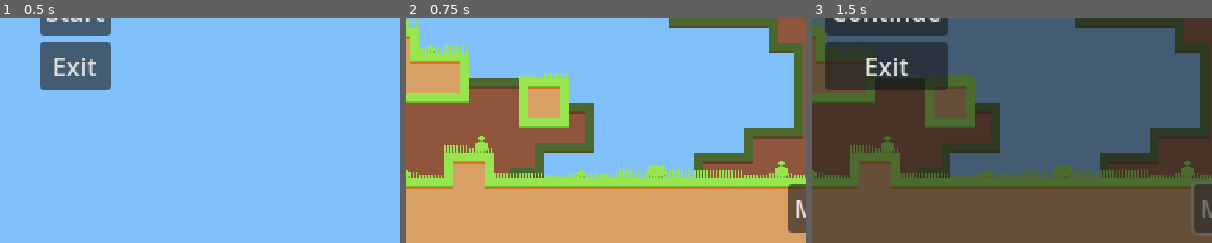
Above: before the commit, frames 1-3 (left to right).
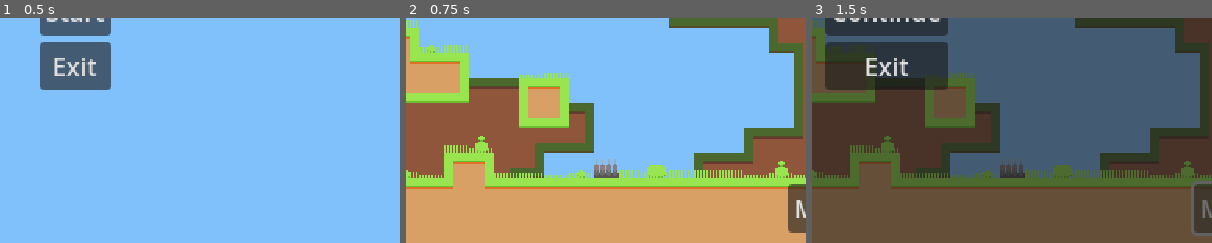
Above: after the commit, the same moments.

Repository: JohannesKoenig/fire-and-water
Game: Godot game, scene res://scenes/menu/main_menu.tscn
Same seed, same stepped clock (60 frames per second), same inputs: the game is played once before the commit and once after it.
Inputs:
- Up to frame 1 (0.5 s): no input
- Up to frame 2 (0.75 s): click "Start" at 0.5 s
- Up to frame 3 (1.5 s): click "Menu" at 1.25 s
The pictures show only the part of the screen within x 41-91%, y 50-100%; the shares and areas given below are measured in that part.

Frame 1 is identical in both runs. In frame 2, 0.3% of the frame differs, in the area x 47-54%, y 62-72%; in frame 3, 0.3%.

Commit message:
add spikes and hit/hurtboxes

Diff:
--- a/game/project.godot
+++ b/game/project.godot
@@ -60,6 +60,10 @@
 
 [layer_names]
 
+2d_physics/layer_6="enemy-hitbox"
+2d_physics/layer_7="enemy-hurtbox"
+2d_physics/layer_8="player-hitbox"
+2d_physics/layer_9="player-hurtbox"
 2d_physics/layer_10="exit"
 2d_physics/layer_11="can-exit"
 
--- a/game/scenes/player_character.tscn
+++ b/game/scenes/player_character.tscn
@@ -1,9 +1,10 @@
-[gd_scene load_steps=7 format=3 uid="uid://c2hruii1pnk2u"]
+[gd_scene load_steps=9 format=3 uid="uid://c2hruii1pnk2u"]
 
 [ext_resource type="Script" path="res://scripts/player_character.gd" id="1_b4wwt"]
 [ext_resource type="PackedScene" uid="uid://b1lm6sv4v5brl" path="res://scenes/player_visuals.tscn" id="2_6ksa6"]
 [ext_resource type="Script" path="res://scripts/Rig.gd" id="3_dkkbr"]
 [ext_resource type="Script" path="res://scripts/player_input.gd" id="4_05o6e"]
+[ext_resource type="Script" path="res://scripts/HurtBox.gd" id="5_q3v0x"]
 
 [sub_resource type="CapsuleShape2D" id="CapsuleShape2D_cqnov"]
 radius = 7.0
@@ -11,6 +12,10 @@
 
 [sub_resource type="CircleShape2D" id="CircleShape2D_q1y1r"]
 radius = 7.0
+
+[sub_resource type="CapsuleShape2D" id="CapsuleShape2D_qohb8"]
+radius = 7.0
+height = 22.0
 
 [node name="PlayerCharacter" type="CharacterBody2D"]
 script = ExtResource("1_b4wwt")
@@ -38,3 +43,15 @@
 [node name="CollisionShape2D" type="CollisionShape2D" parent="ExitSensor"]
 position = Vector2(0, -10)
 shape = SubResource("CircleShape2D_q1y1r")
+
+[node name="HurtBox" type="Area2D" parent="." node_paths=PackedStringArray("agent")]
+collision_layer = 256
+collision_mask = 32
+script = ExtResource("5_q3v0x")
+agent = NodePath("..")
+
+[node name="CollisionShape2D" type="CollisionShape2D" parent="HurtBox"]
+position = Vector2(0, -11)
+shape = SubResource("CapsuleShape2D_qohb8")
+
+[connection signal="area_entered" from="HurtBox" to="HurtBox" method="_on_area_entered"]
--- /dev/null
+++ b/game/scenes/puzzle_elements/spikes/spikes.tscn
@@ -0,0 +1,23 @@
+[gd_scene load_steps=4 format=3 uid="uid://dqjsv5xo7je51"]
+
+[ext_resource type="Script" path="res://scripts/puzzle_elements/spikes/spikes.gd" id="1_mrg3k"]
+[ext_resource type="Texture2D" uid="uid://dragsvw6vv2uc" path="res://assets/puzzle_elements/spikes/spikes.png" id="2_p77tk"]
+
+[sub_resource type="RectangleShape2D" id="RectangleShape2D_ehhcg"]
+size = Vector2(16, 12)
+
+[node name="Spikes" type="Node2D"]
+script = ExtResource("1_mrg3k")
+
+[node name="Area2D" type="Area2D" parent="."]
+position = Vector2(0, -8)
+collision_layer = 32
+collision_mask = 128
+
+[node name="CollisionShape2D" type="CollisionShape2D" parent="Area2D"]
+position = Vector2(0, 2)
+shape = SubResource("RectangleShape2D_ehhcg")
+
+[node name="Sprite2D" type="Sprite2D" parent="."]
+position = Vector2(0, -8)
+texture = ExtResource("2_p77tk")
--- a/game/scenes/terrain_demo.tscn
+++ b/game/scenes/terrain_demo.tscn
@@ -1,6 +1,7 @@
-[gd_scene load_steps=4 format=3 uid="uid://djwa6w5ny08gl"]
+[gd_scene load_steps=5 format=3 uid="uid://djwa6w5ny08gl"]
 
 [ext_resource type="Texture2D" uid="uid://bi156k0qloptu" path="res://assets/tilesets/tiles.png" id="1_ddc6t"]
+[ext_resource type="PackedScene" uid="uid://dqjsv5xo7je51" path="res://scenes/puzzle_elements/spikes/spikes.tscn" id="2_1tddb"]
 
 [sub_resource type="TileSetAtlasSource" id="TileSetAtlasSource_pi4ul"]
 texture = ExtResource("1_ddc6t")
@@ -151,3 +152,6 @@
 
 [node name="Camera2D" type="Camera2D" parent="."]
 position = Vector2(256, 144)
+
+[node name="Spikes" parent="." instance=ExtResource("2_1tddb")]
+position = Vector2(336, 246)
--- /dev/null
+++ b/game/scripts/HurtBox.gd
@@ -0,0 +1,7 @@
+extends Area2D
+
+@export var agent: PlayerCharacter
+
+
+func _on_area_entered(area):
+	agent.kill()
--- a/game/scripts/meta_progression.gd
+++ b/game/scripts/meta_progression.gd
@@ -7,19 +7,22 @@
 @onready var player_packed_scene: PackedScene = preload("res://scenes/player_character.tscn")
 var current_level_scene: Level
 
+var current_level: String
+
 var water_player: PlayerCharacter
 var fire_player: PlayerCharacter
 
 func _ready():
+	current_level = level_transitions.get_first_level()
 	water_player = player_packed_scene.instantiate()
 	add_child(water_player)
+	water_player.dead.connect(reset_level)
 	water_player.set_player_id(0)
 	fire_player = player_packed_scene.instantiate()
 	add_child(fire_player)
+	fire_player.dead.connect(reset_level)
 	fire_player.set_player_id(1)
-
-	var first_level_name = level_transitions.get_first_level()
-	load_level(first_level_name)
+	load_level(current_level)
 
 func _process(delta):
 	if current_level_scene and current_level_scene.is_finished():
@@ -38,3 +41,6 @@
 	var spawn_points = current_level_scene.get_spawn_points()
 	water_player.position = spawn_points.water_spawn_point
 	fire_player.position = spawn_points.fire_spawn_point
+
+func reset_level():
+	load_level(current_level)
--- a/game/scripts/player_character.gd
+++ b/game/scripts/player_character.gd
@@ -11,6 +11,7 @@
 # Get the gravity from the project settings to be synced with RigidBody nodes.
 var gravity = ProjectSettings.get_setting("physics/2d/default_gravity")
 
+signal dead
 
 func _process(delta):
 	var input_package = player_input.get_input()
@@ -46,3 +47,6 @@
 
 func set_player_id(id: int):
 	player_input.player_id = id
+
+func kill():
+	dead.emit()
--- /dev/null
+++ b/game/scripts/puzzle_elements/spikes/spikes.gd
@@ -0,0 +1 @@
+class_name Spikes extends Node2D
Binary file added: game/assets/puzzle_elements/spikes/spikes.png
Not shown, added: game/assets/puzzle_elements/spikes/spikes.png.import
Not shown, added: asset_projects/aseprite/spikes.aseprite
